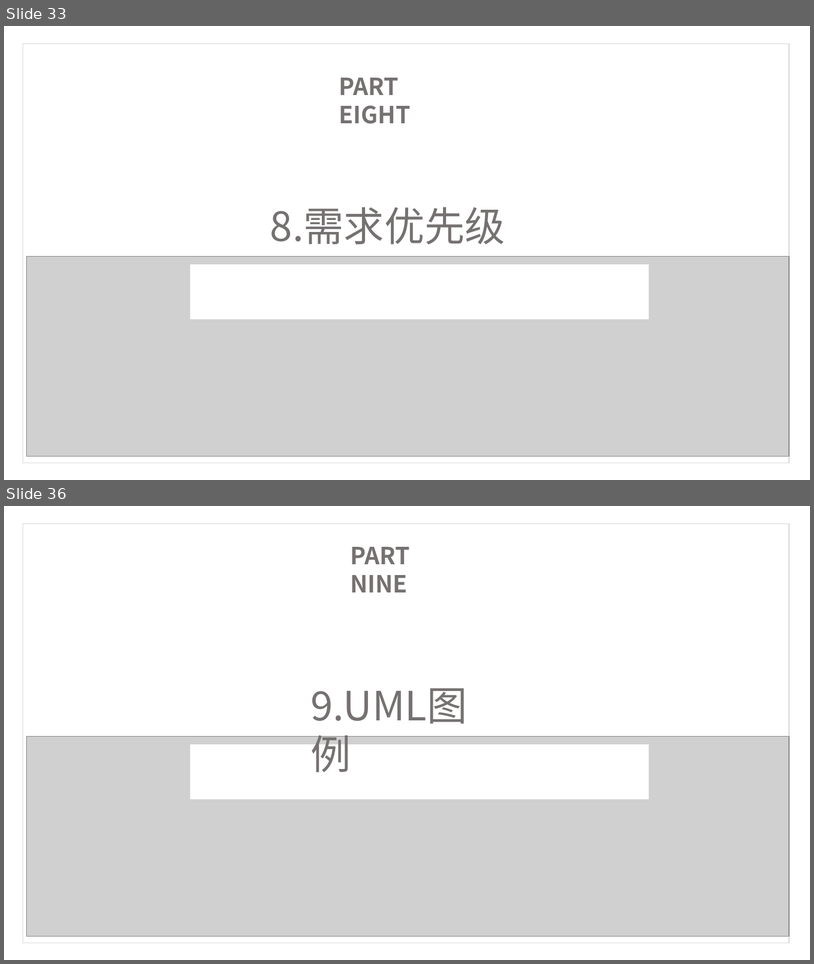
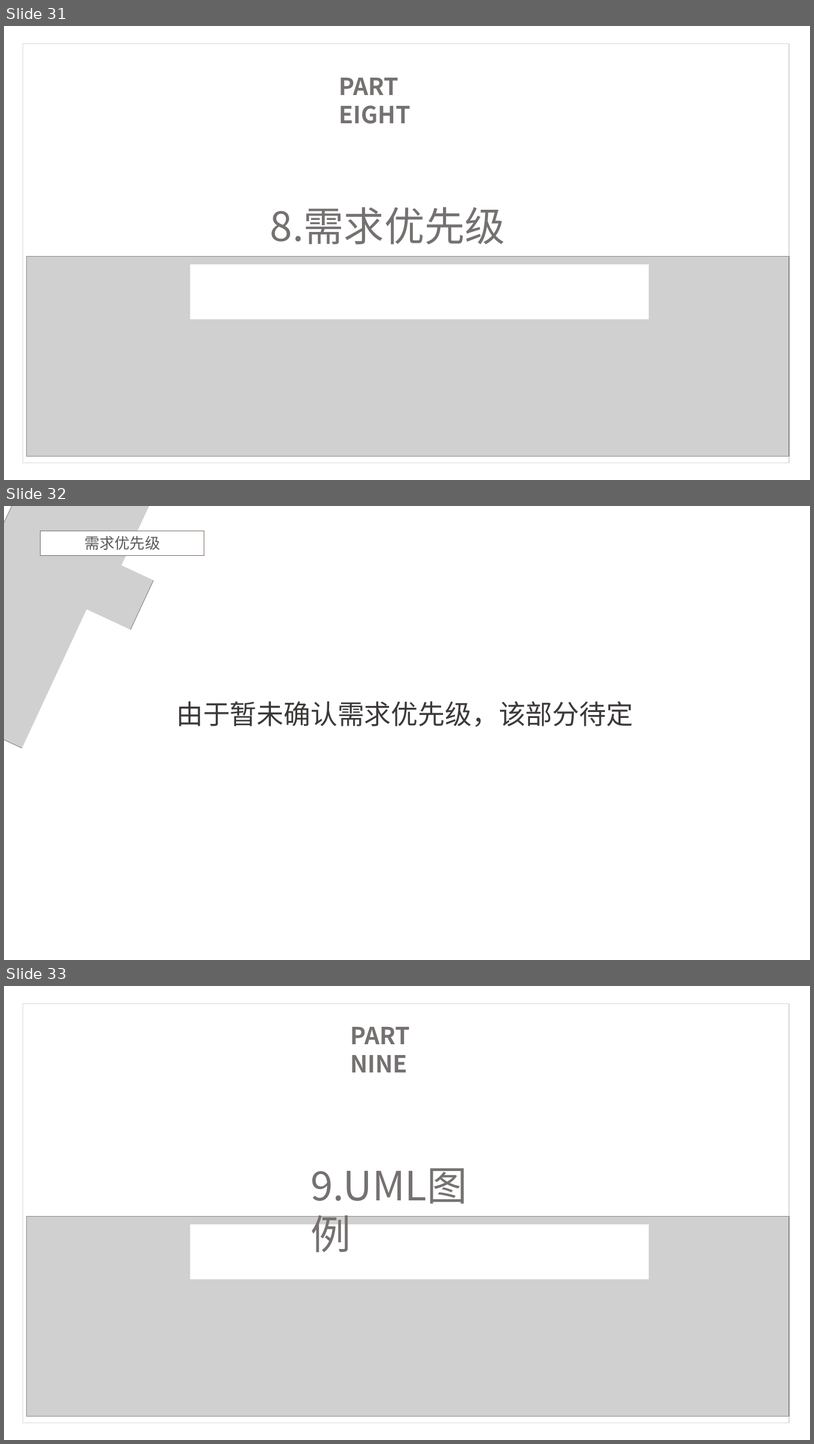
Before and after one commit to PRD2018-G03/PRD2018-G03-SoftwareEngineeringProject, a slide deck: PPT模板及制作/SRSppt .pptx. Shown one above the other, each under a label of ours: slides 33 and 36 before the commit, slides 31, 32 and 33 after it; the slides between them are not shown. The pictures are 814x964 and 814x1444 pixels, drawn with LibreOffice and Linux fonts; fonts in the diff are those of the drawing; grey boxes stand for pictures. Boxes give left, top, right and bottom in pixels: in the first picture for what was removed or moved away, otherwise in the second. Text is boxed around its words. In the diff, an @@ line names an element or a change of style, - is before the commit and + after.

```diff
--- a/PPT模板及制作/SRSppt .pptx
+++ b/PPT模板及制作/SRSppt .pptx
@@ slide 32 added at (x1=4, y1=506, x2=810, y2=960), background #FFFFFF @@
@@ group added at (x1=4, y1=506, x2=270, y2=785): 3 rectangles, 1 picture @@
+需求优先级
@@ text added at (x1=176, y1=701, x2=633, y2=727), 32 pt, text #3B3838 @@
+由于暂未确认需求优先级，该部分待定
@@ what was slide 33 is now slide 31 @@
@@ what was slide 36 is now slide 33 @@
```
Also in this commit, not shown: 2 slides changed, 1 other slide added, 5 slides removed.
